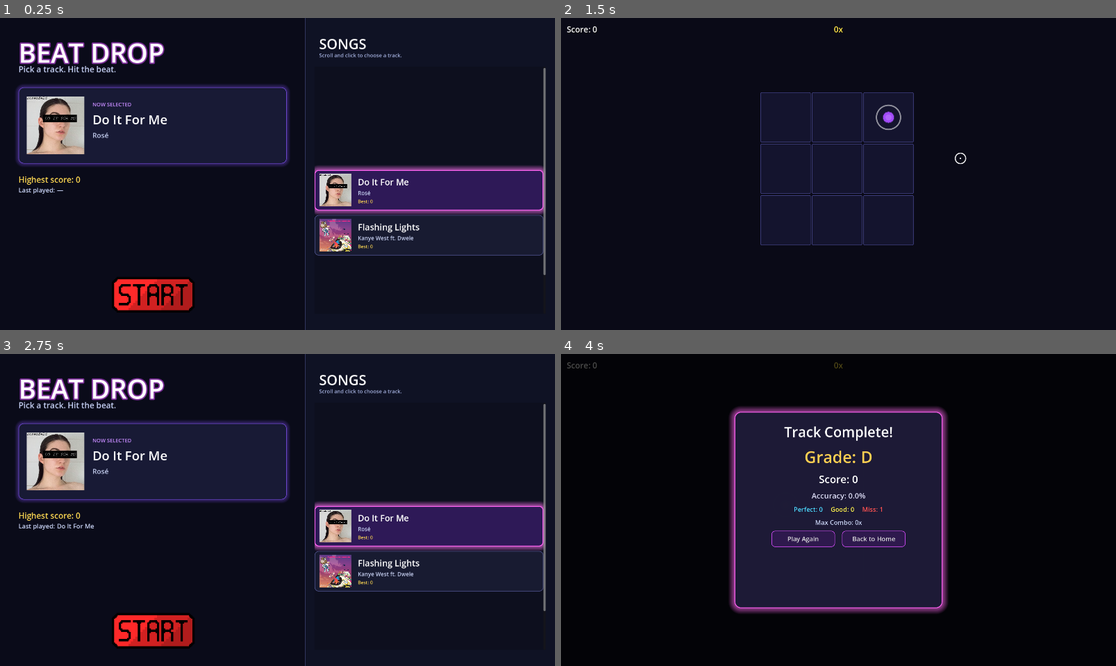
Above: before the commit, frames 1-4 (two rows, left to right).
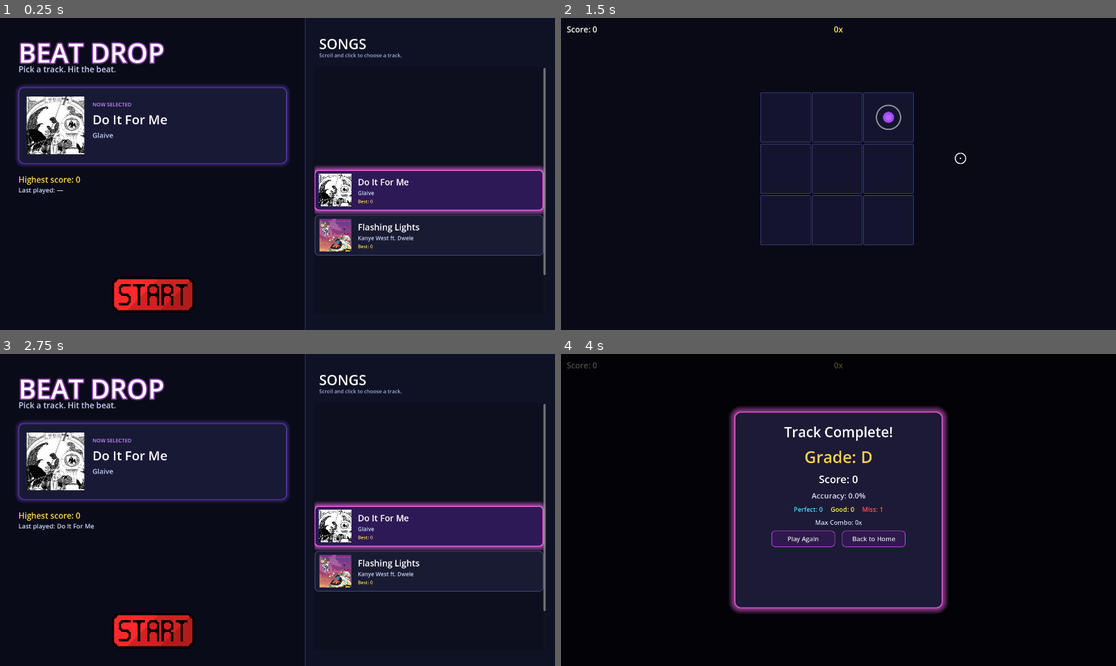
Above: after the commit, the same moments.

Repository: aaron-sequeira/BeatDrop-CC26
Game: Godot game, scene res://menu.tscn
Two runs of this game, one before a commit and one after it. Both use one fixed random seed, a clock stepped at 60 frames per second and the inputs below. Sound files missing from this copy of the repository are replaced by a short silence.
Inputs (mouse positions are in pixels of both pictures, inside the frame that each line leads up to):
- Up to frame 1 (0.25 s): no input
- Up to frame 2 (1.5 s): click (716, 295) at 0.5 s; move the mouse to (960, 158) at 1.27 s
- Up to frame 3 (2.75 s): click "Back to Home" at 2 s
- Up to frame 4 (4 s): click (716, 631) at 2.75 s; move the mouse to (727, 525) at 3.52 s

The runs differ from the first frame. In frame 1, 2.4% of the frame differs, in the area x 4-68%, y 25-61%; in frame 2, nothing differs; in frame 3, 2.4%; in frame 4, nothing differs.

Commit message:
changed images for doitforme to correct image

Diff:
--- a/menu.gd
+++ b/menu.gd
@@ -6,7 +6,7 @@
 	{
 		"id": "doitforme",
 		"title": "Do It For Me",
-		"artist": "Rosé",
+		"artist": "Glaive",
 		"song_path": "res://assets/songs/doitforme.ogg",
 		"beatmap_path": "res://data/doitforme.json",
 		"icon_path": "res://doitforme.png",
Binary file changed: doitforme.png
